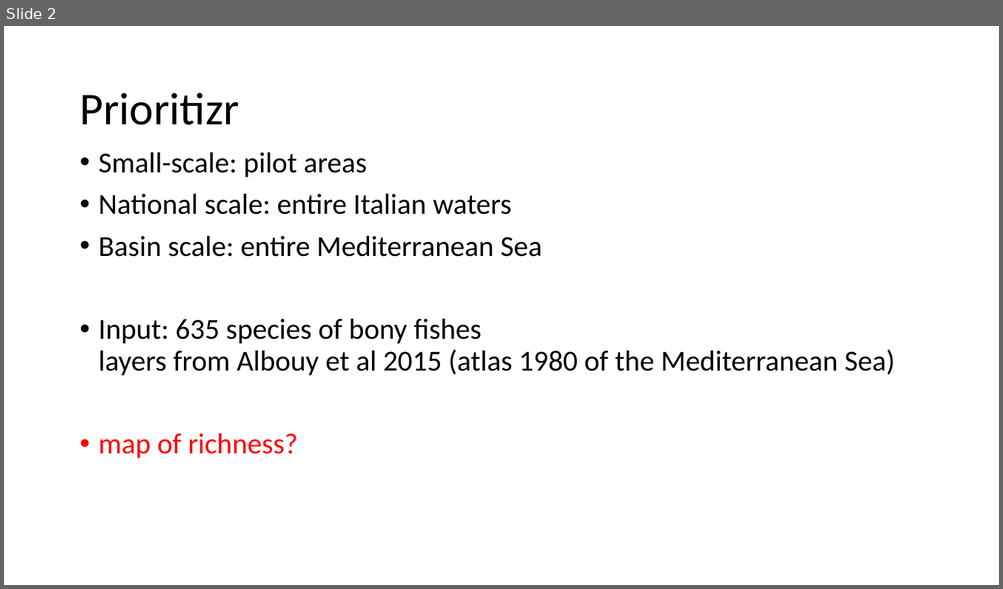
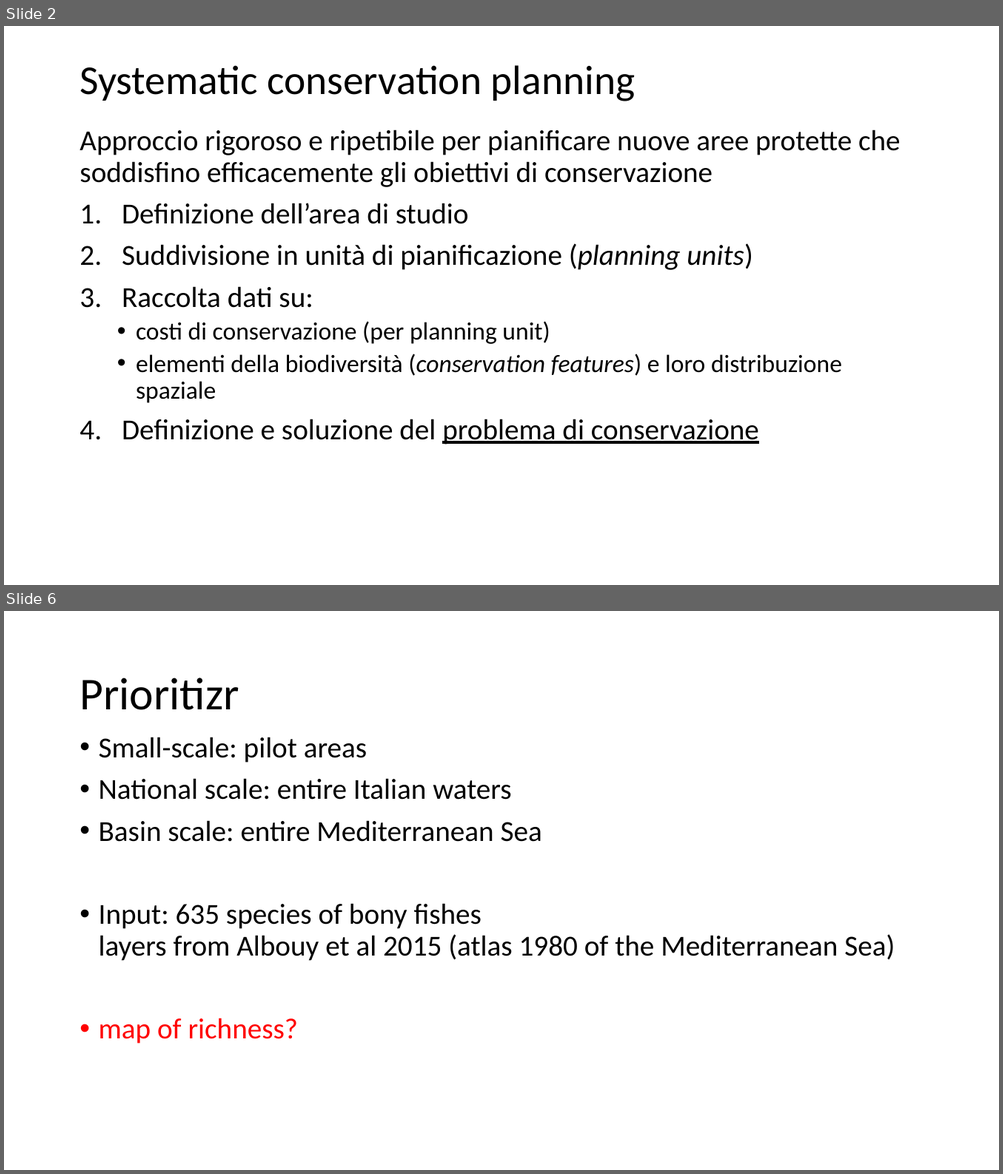
Before and after one commit to MarcoAndrello/prioritizr-spoke-2, a slide deck: Pres.pptx. Shown one above the other, each under a label of ours: slide 2 before the commit, slides 2 and 6 after it; the slides between them are not shown. The pictures are 1003x589 and 1003x1174 pixels, drawn with LibreOffice and Linux fonts; fonts in the diff are those of the drawing. Boxes give left, top, right and bottom in pixels: in the first picture for what was removed or moved away, otherwise in the second. Text is boxed around its words. In the diff, an @@ line names an element or a change of style, - is before the commit and + after.

```diff
--- a/Pres.pptx
+++ b/Pres.pptx
@@ slide 2 added at (4, 26, 999, 585), background #FFFFFF @@
@@ title added at (79, 65, 634, 101), 39.6 pt, text #000000 @@
+Systematic conservation planning
@@ text added at (79, 130, 900, 445), 28 pt, text #000000 @@
+Approccio rigoroso e ripetibile per pianificare nuove aree protette che soddisfino efficacemente gli obiettivi di conservazione
+1. Definizione dell’area di studio
+2. Suddivisione in unità di pianificazione (planning units)
+3. Raccolta dati su:
+  • costi di conservazione (per planning unit)
+  • elementi della biodiversità (conservation features) e loro distribuzione spaziale
+4. Definizione e soluzione del problema di conservazione
@@ what was slide 2 is now slide 6 @@
```
Also in this commit, not shown: 3 other slides added.
